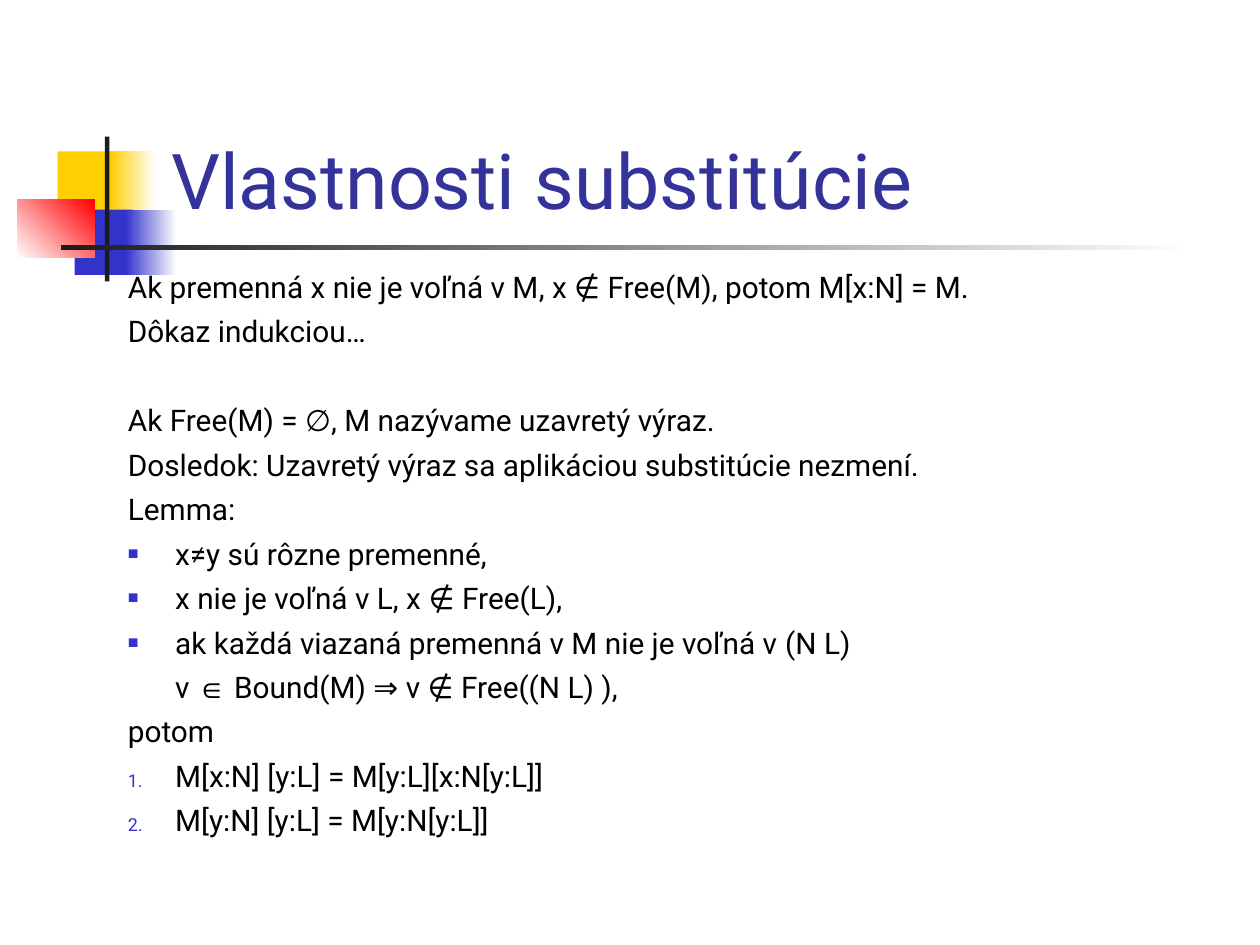
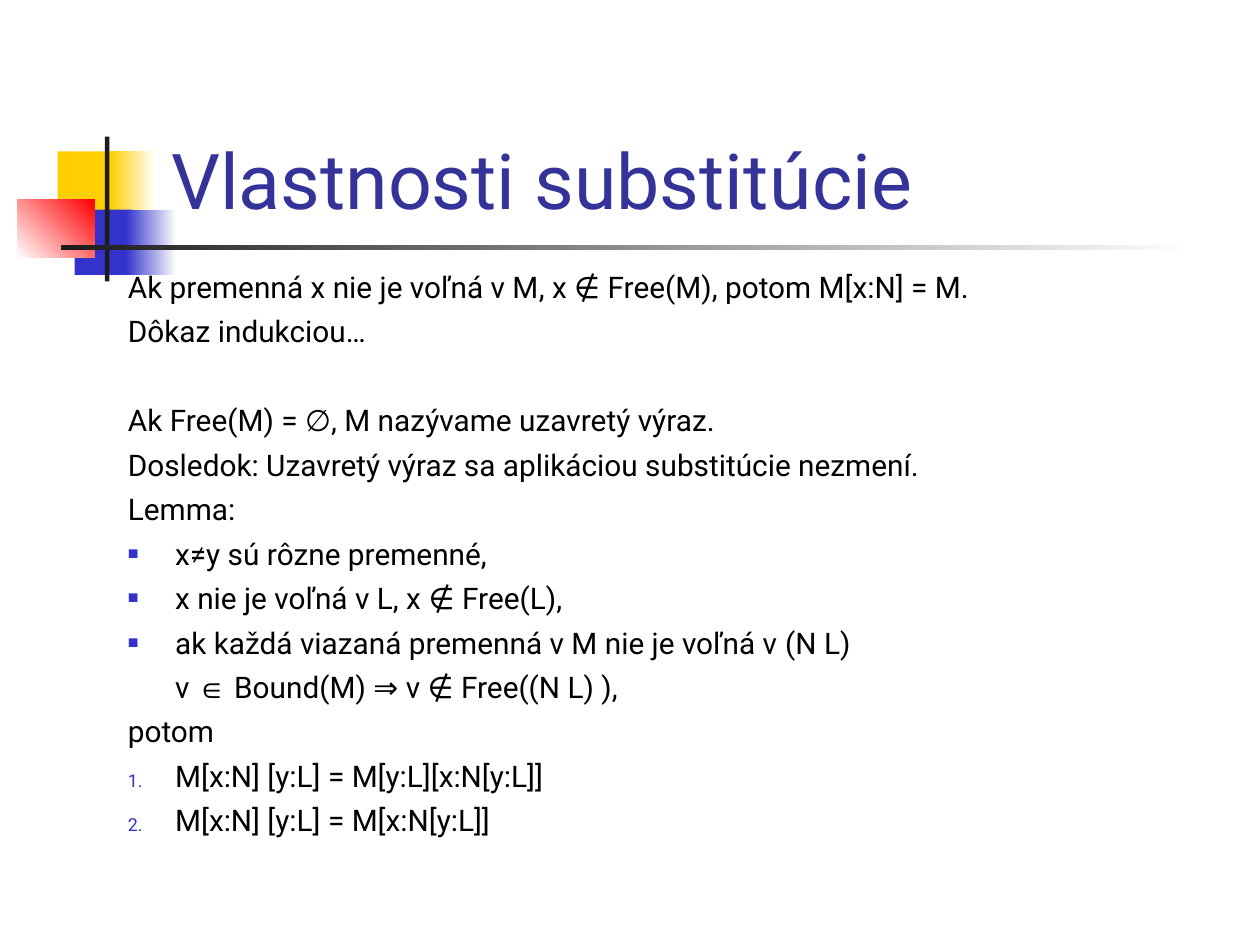
Before and after one commit to Funkcionalne/Prednasky, a slide deck: slide 16 of 05/05_fpro.ppt. Drawn at 1260x945 pixels with LibreOffice and Linux fonts; fonts in the diff are those of the drawing. Boxes give left, top, right and bottom in pixels: in the first picture for what was removed or moved away, otherwise in the second. Text is boxed around its words. In the diff, an @@ line names an element or a change of style, - is before the commit and + after.

```diff
--- a/05/05_fpro.ppt
+++ b/05/05_fpro.ppt
@@ text at bbox=[175, 806, 490, 838]: text changed @@
-2. M[y:N] [y:L] = M[y:N[y:L]]
+2. M[x:N] [y:L] = M[x:N[y:L]]
```
Also in this commit, not shown: 2 other files.
